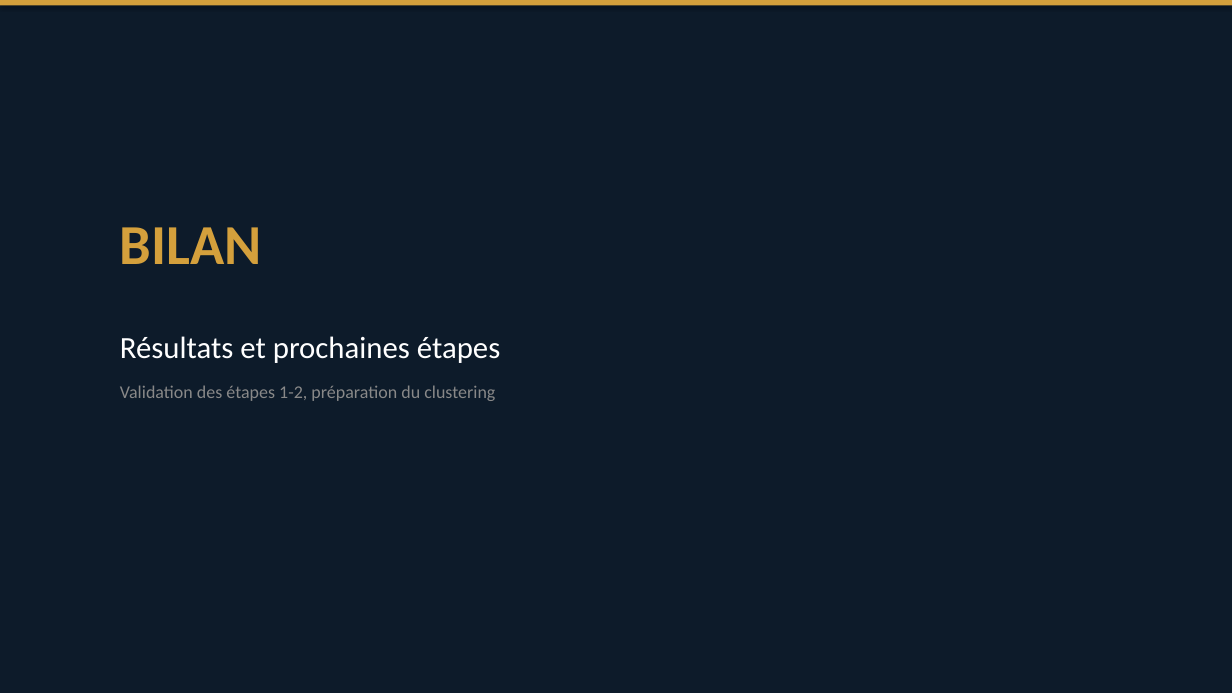
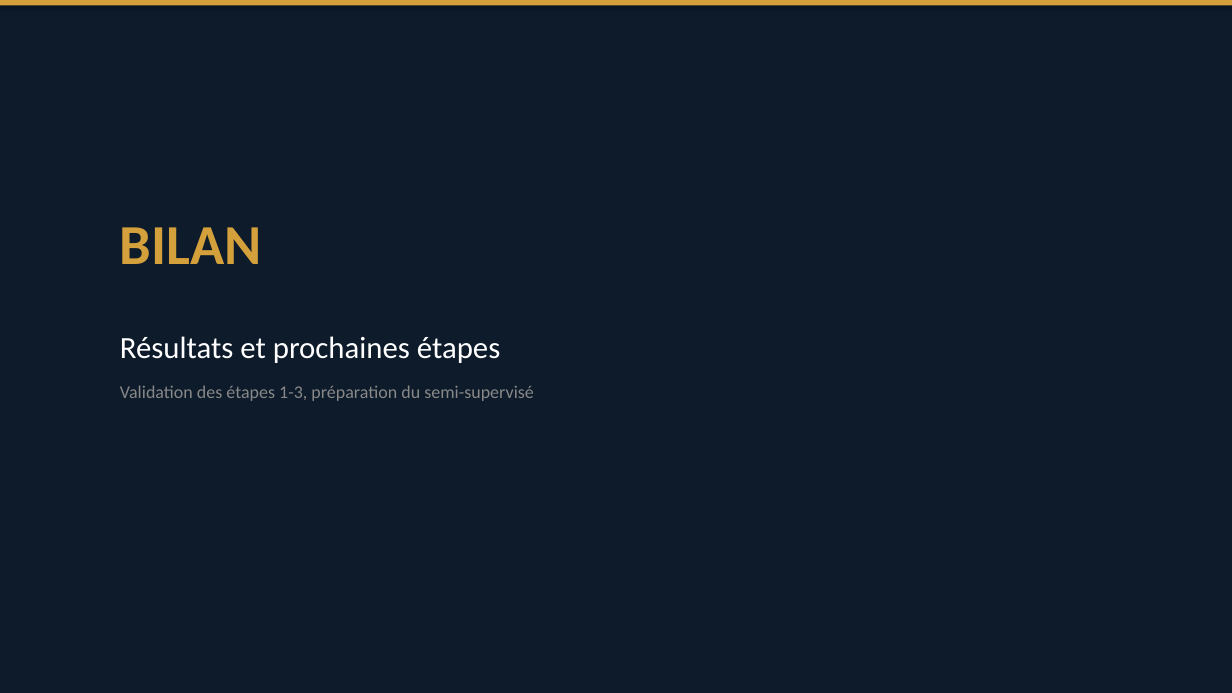
Before and after one commit to davidmedragh/projet10, a slide deck: slide 14 of livrables/projet10_presentation.pptx (slide 11 before the commit). Drawn at 1232x693 pixels with LibreOffice and Linux fonts; fonts in the diff are those of the drawing. Boxes give left, top, right and bottom in pixels: in the first picture for what was removed or moved away, otherwise in the second. Text is boxed around its words. In the diff, an @@ line names an element or a change of style, - is before the commit and + after.

Commit message:
feat: étape 3 — analyse non supervisée (PCA, t-SNE, K-Means, DBSCAN, pseudo-labels)

```diff
--- a/livrables/projet10_presentation.pptx
+++ b/livrables/projet10_presentation.pptx
@@ text at <box>120,385,534,401</box>: text changed @@
-Validation des étapes 1-2, préparation du clustering
+Validation des étapes 1-3, préparation du semi-supervisé
```
Also in this commit, not shown: 2 other slides changed, 3 slides added, 5 other files.
